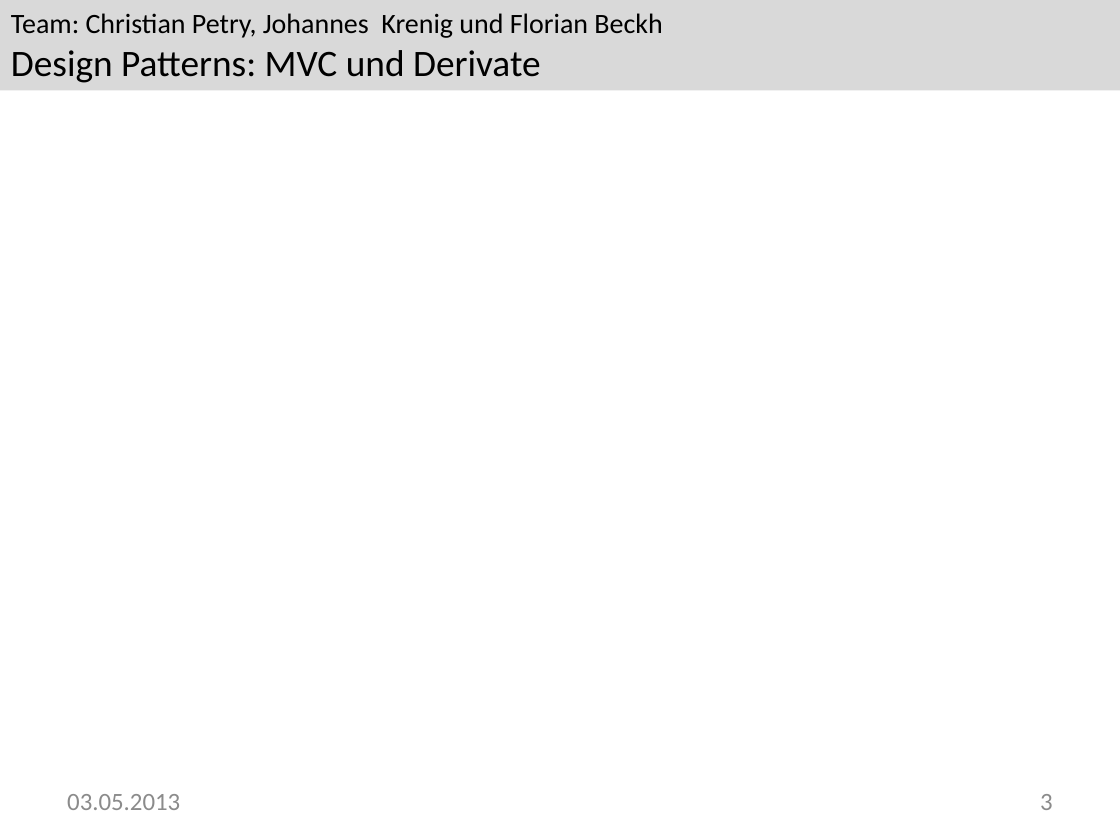
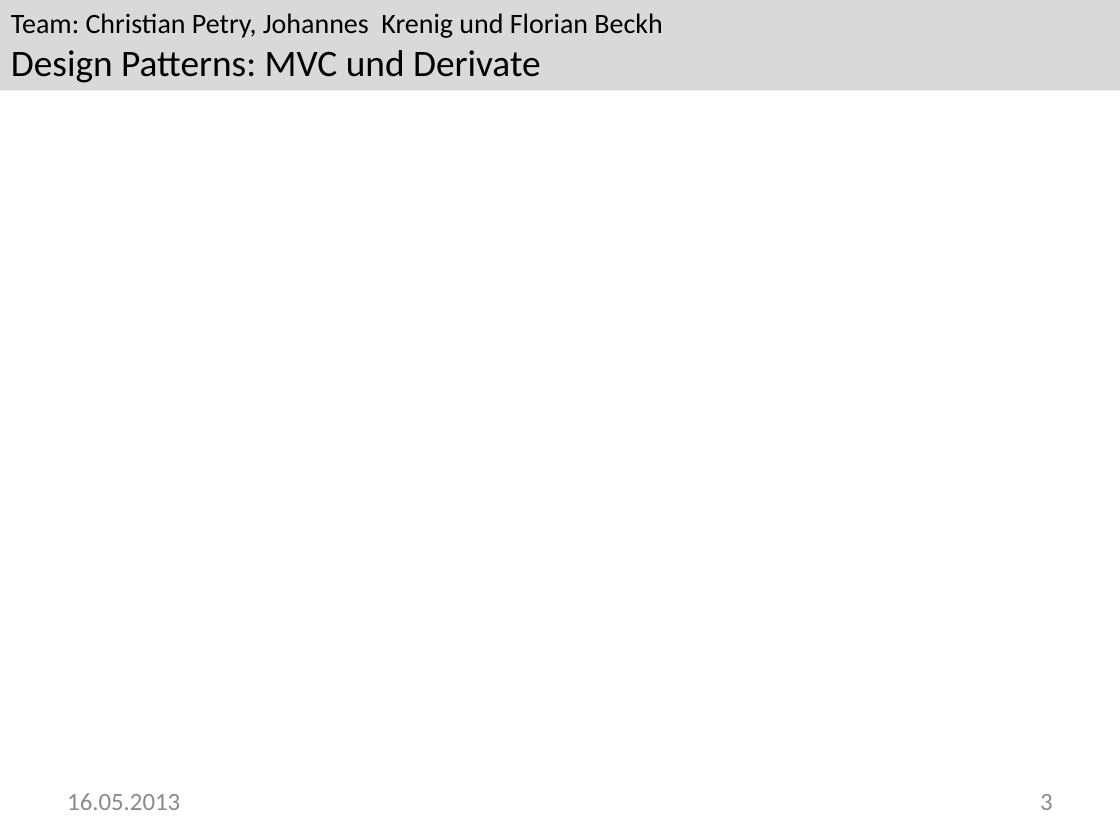
Before and after one commit to Greever/Design-Pattern-MVC, a slide deck: slide 3 of Dokumentation/Praesentation/Praesentation.pptx. Drawn at 1120x840 pixels with LibreOffice and Linux fonts; fonts in the diff are those of the drawing; background and template pictures are left out. Boxes give left, top, right and bottom in pixels: in the first picture for what was removed or moved away, otherwise in the second. Text is boxed around its words. In the diff, an @@ line names an element or a change of style, - is before the commit and + after.

```diff
--- a/Dokumentation/Praesentation/Praesentation.pptx
+++ b/Dokumentation/Praesentation/Praesentation.pptx
@@ text at [67,793,180,810]: text changed @@
-03.05.2013
+16.05.2013
```
Also in this commit, not shown: 1 other slide changed, 13 slides added.
